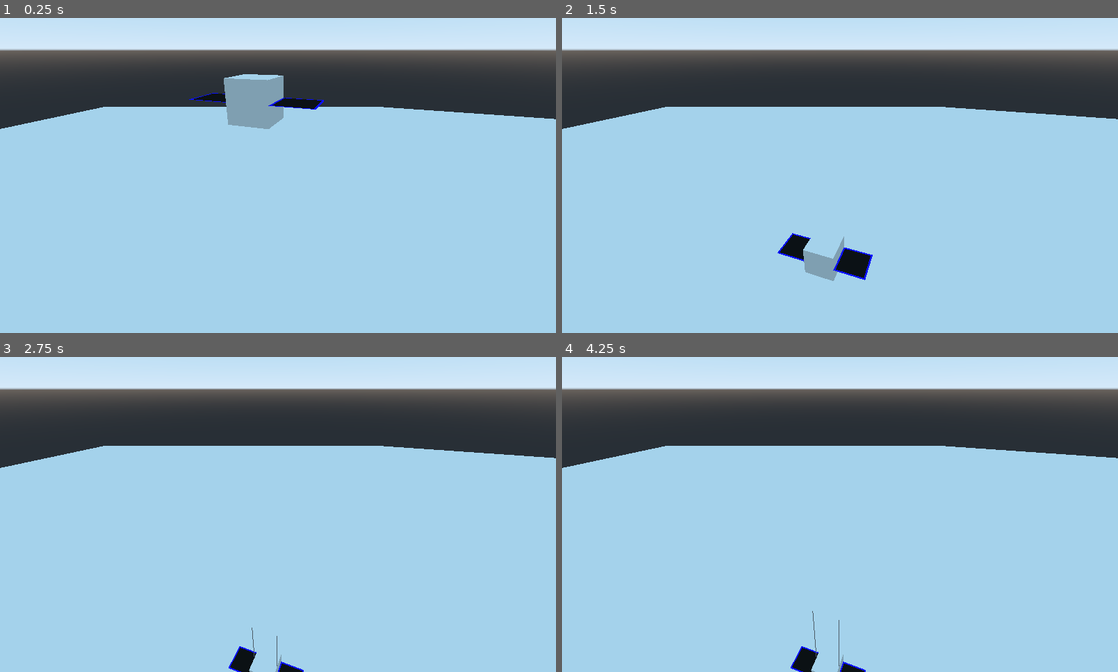
Above: before the commit, frames 1-4 (two rows, left to right).
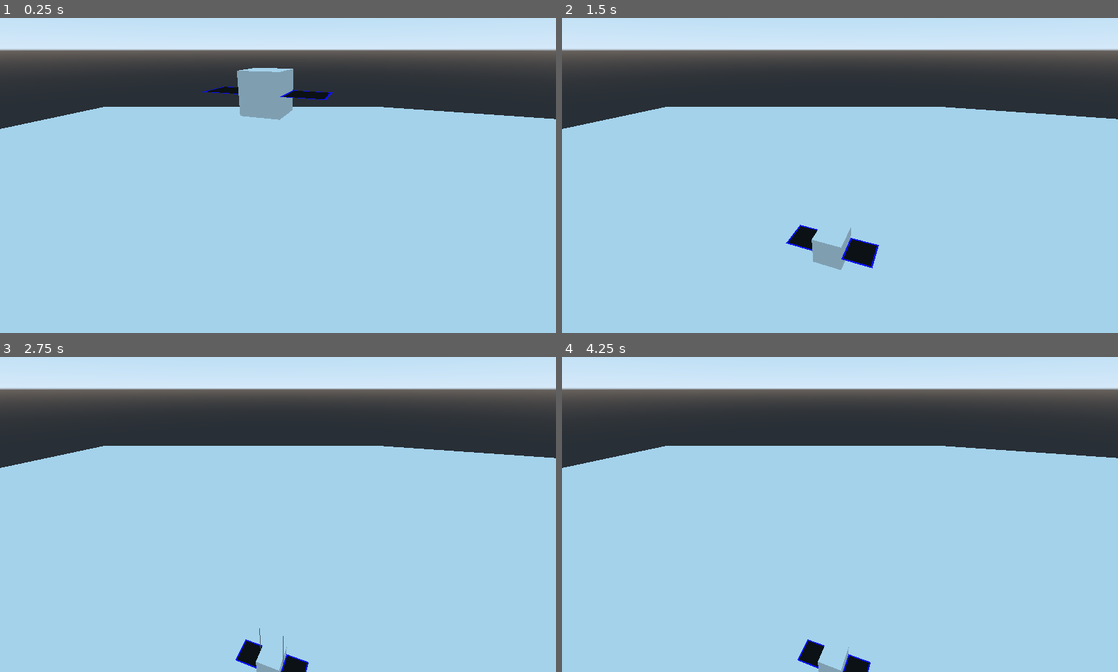
Above: after the commit, the same moments.

Repository: RhodiumTheDev/Moonraker-Simulator
Game: Godot game, scene res://Scenes/Enviroments/Main.tscn
Same seed, same stepped clock (60 frames per second), same inputs: the game is played once before the commit and once after it.
Inputs:
- Up to frame 1 (0.25 s): no input
- Up to frame 2 (1.5 s): no input
- Up to frame 3 (2.75 s): no input
- Up to frame 4 (4.25 s): tap Enter at 3.5 s

The runs differ from the first frame. In frame 1, 1.6% of the frame differs, in the area x 34-60%, y 15-36%; in frame 2, 1.4%; in frame 3, 0.6%; in frame 4, 0.6%.

Commit message:
Updated Main

Diff:
--- a/Scenes/Enviroments/Main.tscn
+++ b/Scenes/Enviroments/Main.tscn
@@ -13,7 +13,7 @@
 [node name="Aircraft" type="Spatial" parent="."]
 
 [node name="Test_Aircraft" parent="Aircraft" instance=ExtResource( 1 )]
-transform = Transform( 1, 0, 0, 0, 1, 0, 0, 0, 1, 0, 20, 0 )
+transform = Transform( 1, 0, 0, 0, 1, 0, 0, 0, 1, 0.2391, 20.2461, -0.757279 )
 DEBUG_MODE = true
 
 [node name="StaticBody" type="StaticBody" parent="."]
@@ -27,3 +27,4 @@
 
 [node name="Camera" type="Camera" parent="."]
 transform = Transform( 0.940413, -0.157221, 0.301505, 0, 0.886688, 0.462368, -0.340035, -0.434817, 0.833853, 4.70567, 21.818, 10.044 )
+current = true
